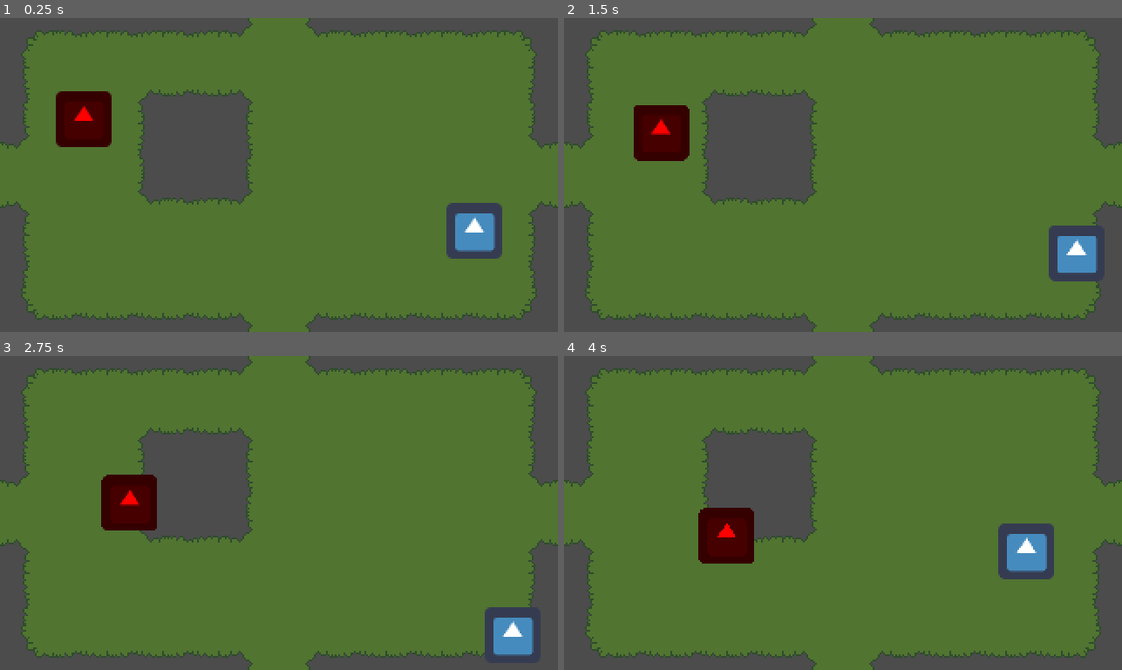
Above: before the commit, frames 1-4 (two rows, left to right).
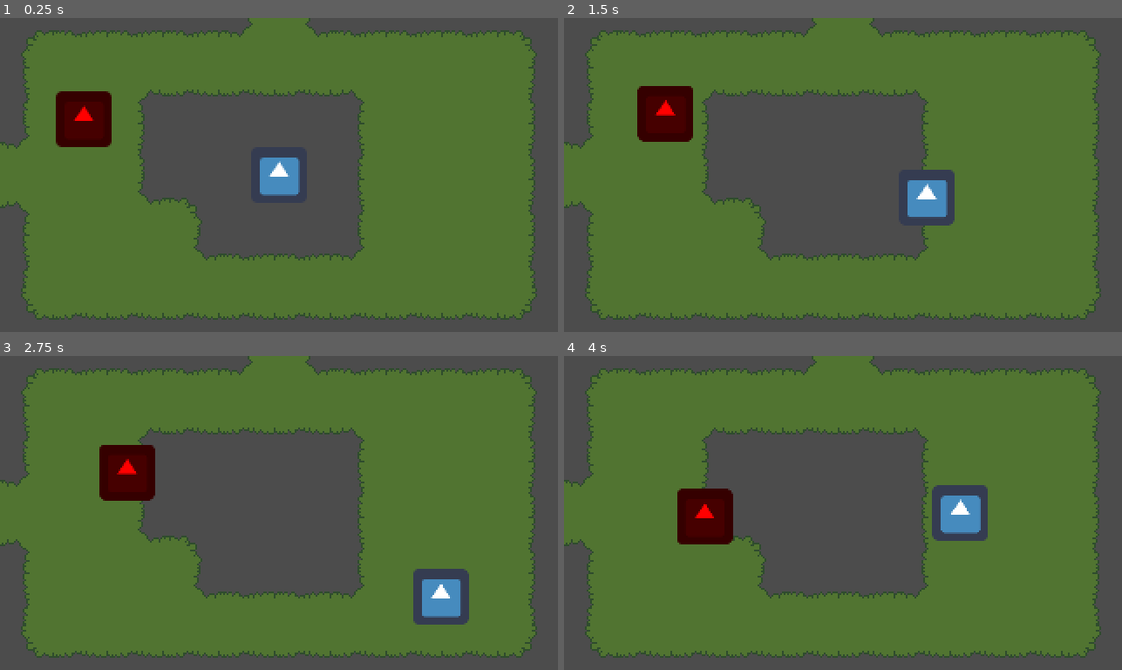
Above: after the commit, the same moments.

Repository: RolandMarchand/vyrns-epic-meal
Game: Godot game, scene res://Main.tscn
The game is run twice, just before and just after one commit, with the same random seed, the same clock (stepped at 60 frames per second) and the same inputs. Before the commit the project starts from res://Rooms/Room1.tscn. The engine's default icon, where the game draws it, is replaced by a stand-in: a white triangle on a blue panel in a dark square.
Inputs:
- Up to frame 1 (0.25 s): no input
- Up to frame 2 (1.5 s): tap Enter (ui_accept) at 0.5, 0.77 s; hold Right (ui_right) 0.53-1.28 s; hold Down (ui_down) from 1.28 s (still down)
- Up to frame 3 (2.75 s): tap Enter (ui_accept) at 1.52 s; release Down (ui_down) at 2.03 s; hold Right (ui_right) from 2.03 s (still down)
- Up to frame 4 (4 s): release Right (ui_right) at 2.78 s; hold Up (ui_up) 2.78-3.53 s; tap Enter (ui_accept) at 3.02, 3.77 s; hold Left (ui_left) from 3.53 s (still down)

The runs differ from the first frame. In frame 1, 16% of the frame differs, in the area x 30-100%, y 22-100%; in frame 2, 18%; in frame 3, 19%; in frame 4, 20%, in the area x 20-100%, y 22-100%.

Commit message:
Finished the room system. Renamed all rooms' root node to Room. Put the astar algorithm into its own singleton.

Diff:
--- /dev/null
+++ b/Main.tscn
@@ -0,0 +1,3 @@
+[gd_scene format=2]
+
+[node name="Main" type="Node"]
--- a/Room.gd
+++ b/Room.gd
@@ -16,12 +16,27 @@
 		path = $Navigation2D.get_simple_path(enemy.position, player.position)
 		enemy.path = path
 
+func _convert_door_flag_to_vec(flag: int) -> Vector2:
+	var vec: Vector2
 
-func change_room(DOOR: int):
-	if neighbors & DOOR:
-		Save.save_room(name)
-		#Save.load_room()
+	match flag:
+		DOOR.UP:
+			vec = Vector2.UP
+		DOOR.RIGHT:
+			vec = Vector2.RIGHT
+		DOOR.DOWN:
+			vec = Vector2.DOWN
+		DOOR.LEFT:
+			vec = Vector2.LEFT
+		_:
+			push_error("Door flag: " + String(flag) + " does not exist.")
 
+	return vec
+
+func change_room(dir: int):
+	if neighbors & dir: # If room is neighboring
+		var next_room := _convert_door_flag_to_vec(dir)
+		Floor.change_room(next_room)
 
 func _on_Up_body_entered(_body):
 	change_room(DOOR.UP)
@@ -34,3 +49,21 @@
 
 func _on_Left_body_entered(_body):
 	change_room(DOOR.LEFT)
+
+
+func _on_Room_tree_entered():
+	var exit_dir = Floor.prev_room - Floor.cur_room
+
+	match exit_dir:
+		Vector2.ZERO:
+			$Player.position = $Spawns/ZERO.position
+		Vector2.UP:
+			$Player.position = $Spawns/UP.position
+		Vector2.RIGHT:
+			$Player.position = $Spawns/RIGHT.position
+		Vector2.DOWN:
+			$Player.position = $Spawns/DOWN.position
+		Vector2.LEFT:
+			$Player.position = $Spawns/LEFT.position
+		_:
+			assert("Wrong direction.")
--- a/Room.tscn
+++ b/Room.tscn
@@ -6,15 +6,15 @@
 [ext_resource path="res://Player.tscn" type="PackedScene" id=4]
 
 [sub_resource type="RectangleShape2D" id=1]
-extents = Vector2( 10, 96 )
+extents = Vector2( 8, 96 )
 
 [sub_resource type="RectangleShape2D" id=2]
-extents = Vector2( 160, 10 )
+extents = Vector2( 160, 8 )
 
 [sub_resource type="RectangleShape2D" id=3]
 extents = Vector2( 8, 24 )
 
-[node name="Room" type="Node2D"]
+[node name="Room" type="Node2D" groups=["rooms"]]
 script = ExtResource( 1 )
 
 [node name="Camera2D" type="Camera2D" parent="."]
@@ -62,7 +62,8 @@
 collision_mask = 8
 
 [node name="CollisionShape2D" type="CollisionShape2D" parent="Doors/Up"]
-position = Vector2( 152, 0 )
+position = Vector2( 0, -88 )
+rotation = -1.57079
 shape = SubResource( 3 )
 
 [node name="Right" type="Area2D" parent="Doors"]
@@ -70,7 +71,7 @@
 collision_mask = 8
 
 [node name="CollisionShape2D" type="CollisionShape2D" parent="Doors/Right"]
-position = Vector2( -152, 0 )
+position = Vector2( 152, 0 )
 shape = SubResource( 3 )
 
 [node name="Down" type="Area2D" parent="Doors"]
@@ -78,7 +79,7 @@
 collision_mask = 8
 
 [node name="CollisionShape2D" type="CollisionShape2D" parent="Doors/Down"]
-position = Vector2( 0, -88 )
+position = Vector2( 0, 88 )
 rotation = 1.57079
 shape = SubResource( 3 )
 
@@ -87,10 +88,27 @@
 collision_mask = 8
 
 [node name="CollisionShape2D" type="CollisionShape2D" parent="Doors/Left"]
-position = Vector2( 0, 88 )
-rotation = 1.57079
+position = Vector2( -152, 0 )
+rotation = 3.14159
 shape = SubResource( 3 )
 
+[node name="Spawns" type="Node2D" parent="."]
+
+[node name="ZERO" type="Position2D" parent="Spawns"]
+
+[node name="UP" type="Position2D" parent="Spawns"]
+position = Vector2( 0, -56 )
+
+[node name="RIGHT" type="Position2D" parent="Spawns"]
+position = Vector2( 120, 0 )
+
+[node name="DOWN" type="Position2D" parent="Spawns"]
+position = Vector2( 0, 56 )
+
+[node name="LEFT" type="Position2D" parent="Spawns"]
+position = Vector2( -120, 0 )
+
+[connection signal="tree_entered" from="." to="." method="_on_Room_tree_entered"]
 [connection signal="timeout" from="Timer" to="." method="_on_Timer_timeout"]
 [connection signal="body_entered" from="Doors/Up" to="." method="_on_Up_body_entered"]
 [connection signal="body_entered" from="Doors/Right" to="." method="_on_Right_body_entered"]
--- a/Rooms/Room1.tscn
+++ b/Rooms/Room1.tscn
@@ -2,7 +2,7 @@
 
 [ext_resource path="res://Room.tscn" type="PackedScene" id=1]
 
-[node name="Room1" instance=ExtResource( 1 )]
+[node name="Room" instance=ExtResource( 1 )]
 neighbors = 15
 
 [node name="TileMap" parent="Navigation2D" index="0"]
--- a/Rooms/Room10.tscn
+++ b/Rooms/Room10.tscn
@@ -2,7 +2,7 @@
 
 [ext_resource path="res://Room.tscn" type="PackedScene" id=1]
 
-[node name="Room10" instance=ExtResource( 1 )]
+[node name="Room" instance=ExtResource( 1 )]
 neighbors = 8
 
 [node name="TileMap" parent="Navigation2D" index="0"]
--- a/Rooms/Room11.tscn
+++ b/Rooms/Room11.tscn
@@ -2,7 +2,7 @@
 
 [ext_resource path="res://Room.tscn" type="PackedScene" id=1]
 
-[node name="Room11" instance=ExtResource( 1 )]
+[node name="Room" instance=ExtResource( 1 )]
 neighbors = 4
 
 [node name="TileMap" parent="Navigation2D" index="0"]
--- a/Rooms/Room12.tscn
+++ b/Rooms/Room12.tscn
@@ -2,7 +2,7 @@
 
 [ext_resource path="res://Room.tscn" type="PackedScene" id=1]
 
-[node name="Room12" instance=ExtResource( 1 )]
+[node name="Room" instance=ExtResource( 1 )]
 neighbors = 12
 
 [node name="TileMap" parent="Navigation2D" index="0"]
--- a/Rooms/Room13.tscn
+++ b/Rooms/Room13.tscn
@@ -2,7 +2,7 @@
 
 [ext_resource path="res://Room.tscn" type="PackedScene" id=1]
 
-[node name="Room13" instance=ExtResource( 1 )]
+[node name="Room" instance=ExtResource( 1 )]
 neighbors = 9
 
 [node name="TileMap" parent="Navigation2D" index="0"]
--- a/Rooms/Room14.tscn
+++ b/Rooms/Room14.tscn
@@ -2,7 +2,7 @@
 
 [ext_resource path="res://Room.tscn" type="PackedScene" id=1]
 
-[node name="Room14" instance=ExtResource( 1 )]
+[node name="Room" instance=ExtResource( 1 )]
 neighbors = 3
 
 [node name="TileMap" parent="Navigation2D" index="0"]
--- a/Rooms/Room15.tscn
+++ b/Rooms/Room15.tscn
@@ -2,7 +2,7 @@
 
 [ext_resource path="res://Room.tscn" type="PackedScene" id=1]
 
-[node name="Room14" instance=ExtResource( 1 )]
+[node name="Room" instance=ExtResource( 1 )]
 neighbors = 7
 
 [node name="TileMap" parent="Navigation2D" index="0"]
--- a/Rooms/Room16.tscn
+++ b/Rooms/Room16.tscn
@@ -2,7 +2,7 @@
 
 [ext_resource path="res://Room.tscn" type="PackedScene" id=1]
 
-[node name="Room16" instance=ExtResource( 1 )]
+[node name="Room" instance=ExtResource( 1 )]
 neighbors = 11
 
 [node name="TileMap" parent="Navigation2D" index="0"]
--- a/Rooms/Room17.tscn
+++ b/Rooms/Room17.tscn
@@ -2,7 +2,7 @@
 
 [ext_resource path="res://Room.tscn" type="PackedScene" id=1]
 
-[node name="Room17" instance=ExtResource( 1 )]
+[node name="Room" instance=ExtResource( 1 )]
 neighbors = 13
 
 [node name="TileMap" parent="Navigation2D" index="0"]
--- a/Rooms/Room18.tscn
+++ b/Rooms/Room18.tscn
@@ -2,7 +2,7 @@
 
 [ext_resource path="res://Room.tscn" type="PackedScene" id=1]
 
-[node name="Room18" instance=ExtResource( 1 )]
+[node name="Room" instance=ExtResource( 1 )]
 neighbors = 5
 
 [node name="TileMap" parent="Navigation2D" index="0"]
--- a/Rooms/Room19.tscn
+++ b/Rooms/Room19.tscn
@@ -2,7 +2,7 @@
 
 [ext_resource path="res://Room.tscn" type="PackedScene" id=1]
 
-[node name="Room19" instance=ExtResource( 1 )]
+[node name="Room" instance=ExtResource( 1 )]
 neighbors = 10
 
 [node name="TileMap" parent="Navigation2D" index="0"]
--- a/Rooms/Room2.tscn
+++ b/Rooms/Room2.tscn
@@ -2,7 +2,7 @@
 
 [ext_resource path="res://Room.tscn" type="PackedScene" id=1]
 
-[node name="Room2" instance=ExtResource( 1 )]
+[node name="Room" instance=ExtResource( 1 )]
 neighbors = 15
 
 [node name="TileMap" parent="Navigation2D" index="0"]
--- a/Rooms/Room3.tscn
+++ b/Rooms/Room3.tscn
@@ -2,7 +2,7 @@
 
 [ext_resource path="res://Room.tscn" type="PackedScene" id=1]
 
-[node name="Room3" instance=ExtResource( 1 )]
+[node name="Room" instance=ExtResource( 1 )]
 neighbors = 15
 
 [node name="TileMap" parent="Navigation2D" index="0"]
--- a/Rooms/Room4.tscn
+++ b/Rooms/Room4.tscn
@@ -2,7 +2,7 @@
 
 [ext_resource path="res://Room.tscn" type="PackedScene" id=1]
 
-[node name="Room4" instance=ExtResource( 1 )]
+[node name="Room" instance=ExtResource( 1 )]
 neighbors = 14
 
 [node name="TileMap" parent="Navigation2D" index="0"]
--- a/Rooms/Room5.tscn
+++ b/Rooms/Room5.tscn
@@ -2,7 +2,7 @@
 
 [ext_resource path="res://Room.tscn" type="PackedScene" id=1]
 
-[node name="Room5" instance=ExtResource( 1 )]
+[node name="Room" instance=ExtResource( 1 )]
 neighbors = 14
 
 [node name="TileMap" parent="Navigation2D" index="0"]
--- a/Rooms/Room6.tscn
+++ b/Rooms/Room6.tscn
@@ -2,7 +2,7 @@
 
 [ext_resource path="res://Room.tscn" type="PackedScene" id=1]
 
-[node name="Room6" instance=ExtResource( 1 )]
+[node name="Room" instance=ExtResource( 1 )]
 neighbors = 14
 
 [node name="TileMap" parent="Navigation2D" index="0"]
--- a/Rooms/Room7.tscn
+++ b/Rooms/Room7.tscn
@@ -2,7 +2,7 @@
 
 [ext_resource path="res://Room.tscn" type="PackedScene" id=1]
 
-[node name="Room7" instance=ExtResource( 1 )]
+[node name="Room" instance=ExtResource( 1 )]
 neighbors = 6
 
 [node name="TileMap" parent="Navigation2D" index="0"]
--- a/Rooms/Room8.tscn
+++ b/Rooms/Room8.tscn
@@ -2,7 +2,7 @@
 
 [ext_resource path="res://Room.tscn" type="PackedScene" id=1]
 
-[node name="Room8" instance=ExtResource( 1 )]
+[node name="Room" instance=ExtResource( 1 )]
 neighbors = 2
 
 [node name="TileMap" parent="Navigation2D" index="0"]
--- a/Rooms/Room9.tscn
+++ b/Rooms/Room9.tscn
@@ -2,7 +2,7 @@
 
 [ext_resource path="res://Room.tscn" type="PackedScene" id=1]
 
-[node name="Room9" instance=ExtResource( 1 )]
+[node name="Room" instance=ExtResource( 1 )]
 neighbors = 1
 
 [node name="TileMap" parent="Navigation2D" index="0"]
--- /dev/null
+++ b/astar.gd
@@ -0,0 +1,43 @@
+extends Node
+
+var _astar = AStar2D.new()
+var _pos_to_point := {}
+var _grid: TileMap
+
+## Overrides the current astar with a new config with the current grid
+func setup(grid: TileMap) -> void:
+	_grid = grid
+	_astar.clear()
+	_astar_add_points()
+	_astar_connect_points()
+
+
+func _astar_add_points() -> void:
+	var i := 0
+	for point in _grid.get_used_cells():
+		_astar.add_point(i, point)
+		_pos_to_point[point] = i
+		i += 1
+
+func _astar_connect_points() -> void:
+	for point in _astar.get_points():
+		var pos: Vector2 = _astar.get_point_position(point)
+		for dir in Floor.find_neighboring_cells_dir(pos):
+			var neigh = pos + dir
+			_astar.connect_points(point, _pos_to_point[neigh])
+
+
+
+func get_furthest_room_from_start() -> Vector2:
+	var furthest_path: PoolVector2Array
+
+	var used_cells = _grid.get_used_cells()
+	used_cells.shuffle() # Shuffle to randomize boss room pos furthermore
+	for cell in used_cells:
+		var point = _pos_to_point[cell]
+
+		var path: PoolVector2Array = _astar.get_point_path(point, _pos_to_point[Floor.START_CELL])
+		if path.size() > furthest_path.size():
+			furthest_path = path
+
+	return furthest_path[0]
--- a/floor.gd
+++ b/floor.gd
@@ -11,66 +11,102 @@
 
 var _grid := TileMap.new()
 
-var _astar := AStar2D.new()
-var _pos_to_point := {}
+
+
+# Keys: Integer of doors, binary flags
+# Values: Array of rooms having as many doors
+var _room_w_door_cnt: Dictionary = {}
+# Keys: Vector2 of cells
+# Values: String of corresponding room's packed scene
+var _room_config: Dictionary = {}
+
+var prev_room: Vector2 = START_CELL
+var cur_room: Vector2 = START_CELL
+onready var main = get_tree().get_root().get_node("Main")
 
 func _ready():
+	_list_room_w_door_cnt()
+
 	_create_new_grid()
-	_astar_setup()
-
-	_grid_add_flag(get_furthest_room_from_start(), BOSS)
-
-
-# # # # # # # # #
-#     Astar     #
-# # # # # # # # #
-
-## Overrides the current astar with a new config with the current grid
-func _astar_setup() -> void:
-	_astar.clear()
-	_astar_add_points()
-	_astar_connect_points()
-
-
-func _astar_add_points() -> void:
-	var i := 0
-	for point in _grid.get_used_cells():
-		_astar.add_point(i, point)
-		_pos_to_point[point] = i
-		i += 1
-
-func _astar_connect_points() -> void:
-	for point in _astar.get_points():
-		var pos := _astar.get_point_position(point)
-		for neigh in _find_neighboring_cells(pos):
-			_astar.connect_points(point, _pos_to_point[neigh])
-
-func _find_neighboring_cells(cell: Vector2) -> Array:
+	Astar.setup(_grid)
+	_grid_add_flag(Astar.get_furthest_room_from_start(), BOSS)
+
+	_assign_rooms_to_grid()
+
+	load_room(START_CELL)
+
+func load_room(room: Vector2):
+	for room in get_tree().get_nodes_in_group("rooms"):
+		room.queue_free()
+
+	var new_room = _room_config[room].instance()
+
+	main.call_deferred("add_child", new_room)
+
+func save_room():
+	var packed_scene = PackedScene.new()
+
+	for room in main.get_children():
+		if room.is_in_group("rooms"):
+			packed_scene.pack(room)
+			_room_config[cur_room] = packed_scene
+
+			return
+
+	assert("No room to save.")
+
+
+func change_room(nxt: Vector2) -> void:
+	var next_room := nxt + cur_room
+
+	save_room()
+	load_room(next_room)
+
+	prev_room = cur_room
+	cur_room = next_room
+
+func _assign_rooms_to_grid() -> void:
+	var tmp = _grid.get_used_cells()
+	for cell in _grid.get_used_cells():
+		var neigh_cnt := count_neighbors(find_neighboring_cells_dir(cell))
+		_room_w_door_cnt[neigh_cnt].shuffle()
+		var room_filename = _room_w_door_cnt[neigh_cnt][0]
+		var room = load(room_filename).instance()
+
+		var packed_scene = PackedScene.new()
+		packed_scene.pack(room)
+
+		_room_config[cell] = packed_scene
+
+
+## Takes an array of Vector2
+## Returns binary flags for the count of each neighbor
+func count_neighbors(cells: Array) -> int:
+	var result := 0
+	for cell in cells:
+		match cell:
+			Vector2.UP:
+				result = result | 0b1
+			Vector2.RIGHT:
+				result = result | 0b10
+			Vector2.DOWN:
+				result = result | 0b100
+			Vector2.LEFT:
+				result = result | 0b1000
+
+	return result
+
+## Takes a cell of a grid and returns an array of directions containing
+## another grid.
+func find_neighboring_cells_dir(cell: Vector2) -> Array:
 	var neigh: Array = []
 	for dir in [Vector2.UP,Vector2.DOWN,Vector2.LEFT,Vector2.RIGHT]:
 		if _grid.get_cellv(cell + dir) != -1:
-			neigh.append(cell + dir)
+			neigh.append(dir)
 
 	return neigh
 
-func get_furthest_room_from_start() -> Vector2:
-	var furthest_path: PoolVector2Array
-
-	var used_cells = _grid.get_used_cells()
-	used_cells.shuffle() # Shuffle to randomize boss room pos furthermore
-	for cell in used_cells:
-		var point = _pos_to_point[cell]
-
-		var path := _astar.get_point_path(point, _pos_to_point[START_CELL])
-		if path.size() > furthest_path.size():
-			furthest_path = path
-
-	return furthest_path[0]
-
-
-# # # # # # # # #
-#     Grid      #
-# # # # # # # # #
+
 
 ## Returns a randomly generated grid designed for map design
 ## Doesn't assign other flags to cells than VISITED and START
@@ -140,3 +176,28 @@
 	else:
 		push_warning("Cell: " + String(cell) +
 				" doesn't have flag: " + String(flag) + ".")
+
+# # # # # # # # #
+#     Rooms     #
+# # # # # # # # #
+
+func _list_room_w_door_cnt():
+	var dir := Directory.new()
+	# warning-ignore:return_value_discarded
+	dir.open("res://Rooms/")
+	# warning-ignore:return_value_discarded
+	dir.list_dir_begin(true, true)
+
+	var room_filename: String = dir.get_next()
+	print(dir.get_current_dir())
+	room_filename = dir.get_current_dir() + room_filename
+
+	while room_filename.trim_prefix("res://Rooms/") != "":
+		var room_neigh_cnt: int = load(room_filename).instance().neighbors
+
+		if not _room_w_door_cnt.has(room_neigh_cnt):
+			_room_w_door_cnt[room_neigh_cnt] = []
+
+		_room_w_door_cnt[room_neigh_cnt].append(room_filename)
+		room_filename = dir.get_next()
+		room_filename = dir.get_current_dir() + room_filename
--- a/project.godot
+++ b/project.godot
@@ -27,7 +27,7 @@
 [application]
 
 config/name="Vyrn's Epic Meal"
-run/main_scene="res://Rooms/Room1.tscn"
+run/main_scene="res://Main.tscn"
 config/icon="res://icon.png"
 
 [autoload]
@@ -35,6 +35,7 @@
 Save="*res://save.gd"
 Floor="*res://floor.gd"
 CollectLexicon="*res://CollectLexicon.gd"
+Astar="*res://astar.gd"
 
 [display]
 
--- a/save.gd
+++ b/save.gd
@@ -1,37 +1,15 @@
 extends Node
 
 var rooms: Dictionary = {}
-var room_doors: Dictionary = {}
 
-func _ready():
-	_list_room_doors()
+func load_room(room: Object) -> void:
+	# warning-ignore:return_value_discarded
+	get_tree().change_scene_to(rooms[room])
 
-func load_room(room: String) -> void:
-	# warning-ignore:return_value_discarded
-	get_tree().change_scene_to(rooms[room].instance())
+func save_room(room: Object) -> void:
+	var packed_scene = PackedScene.new()
+	packed_scene.pack(room)
 
-func save_room(room: String) -> void:
-	var packed_scene = PackedScene.new()
-	packed_scene.pack(get_tree().get_current_scene())
-
-	if Save.rooms.has(name):
-		push_warning("Overriding room " + room + " in Save singleton.")
-	Save.rooms[name] = packed_scene
-
-func _list_room_doors():
-	var dir := Directory.new()
-	# warning-ignore:return_value_discarded
-	dir.open("res://Rooms/")
-	# warning-ignore:return_value_discarded
-	dir.list_dir_begin(true, true)
-
-	var room_filename: String = dir.get_next()
-	print(dir.get_current_dir())
-	room_filename = dir.get_current_dir() + room_filename
-
-	while room_filename.trim_prefix("res://Rooms/") != "":
-		room_doors[room_filename] = load(room_filename).instance().neighbors
-		room_filename = dir.get_next()
-		room_filename = dir.get_current_dir() + room_filename
-
-	print("lmao")
+	if Save.rooms.has(room):
+		push_warning("Overriding room " + str(room) + " in Save singleton.")
+	Save.rooms[room] = packed_scene
